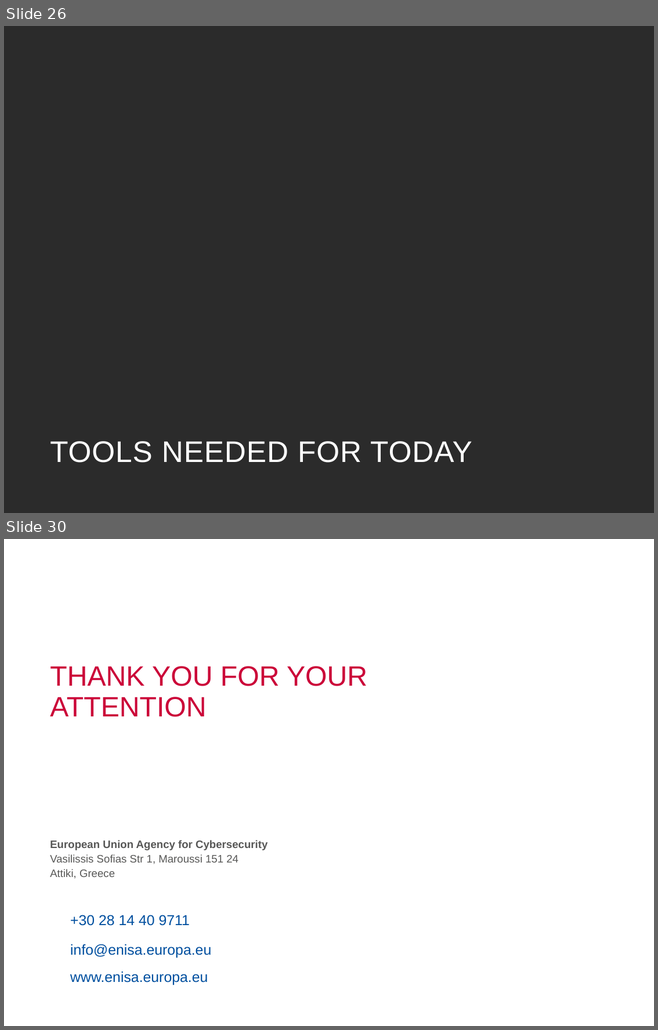
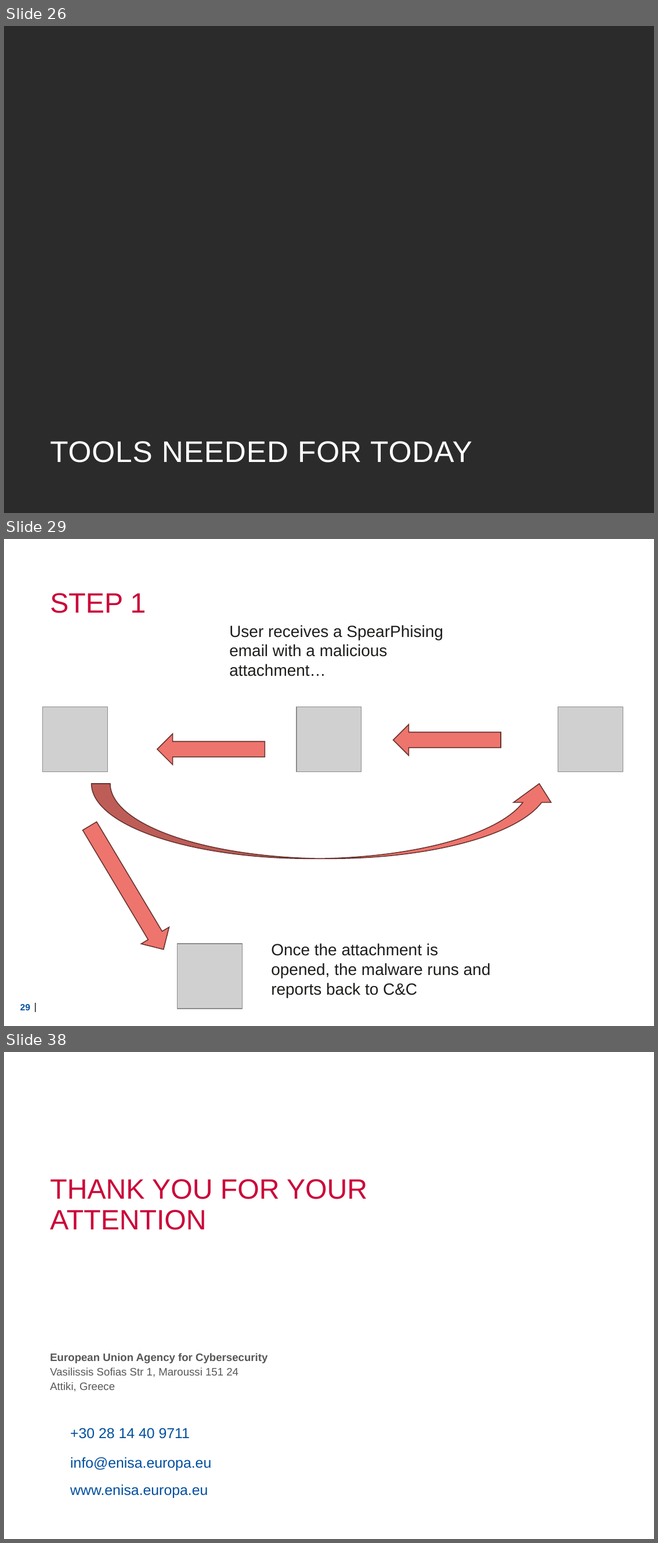
Before and after one commit to Lensver65/ESDC-BP, a slide deck: Cyber exercise.pptx. Shown one above the other, each under a label of ours: slides 26 and 30 before the commit, slides 26, 29 and 38 after it; the slides between them are not shown. The pictures are 658x1030 and 658x1543 pixels, drawn with LibreOffice and Linux fonts; fonts in the diff are those of the drawing; grey boxes stand for pictures; background and template pictures are left out; a plain dark background stands for a picture behind light text. Boxes give left, top, right and bottom in pixels: in the first picture for what was removed or moved away, otherwise in the second. Text is boxed around its words. In the diff, an @@ line names an element or a change of style, - is before the commit and + after.

```diff
--- a/Cyber exercise.pptx
+++ b/Cyber exercise.pptx
@@ slide 29 added at (x1=4, y1=539, x2=654, y2=1026), background picture (left out) @@
@@ title added at (x1=50, y1=593, x2=146, y2=613), 31 pt, text #CB0538 @@
+STEP 1
@@ text added at (x1=229, y1=625, x2=442, y2=676), 18 pt, text #1D1D1B @@
+User receives a SpearPhising email with a malicious attachment…
@@ picture added at (x1=43, y1=707, x2=108, y2=772) @@
@@ picture added at (x1=296, y1=707, x2=361, y2=772) @@
@@ picture added at (x1=557, y1=707, x2=622, y2=772) @@
@@ left arrow added at (x1=393, y1=725, x2=500, y2=756), fill #EE756D, outline #683330 1 pt @@
@@ left arrow added at (x1=157, y1=734, x2=264, y2=765), fill #EE756D, outline #683330 1 pt @@
@@ curved up arrow added at (x1=92, y1=784, x2=558, y2=859), fill #EE756D, outline #683330 1 pt @@
@@ down arrow added at (x1=76, y1=817, x2=177, y2=957), fill #EE756D, outline #683330 1 pt @@
@@ picture added at (x1=177, y1=944, x2=242, y2=1009) @@
@@ text added at (x1=271, y1=943, x2=491, y2=998), 18 pt, text #1D1D1B @@
+Once the attachment is opened, the malware runs and reports back to C&C
@@ page number added at (x1=20, y1=1004, x2=30, y2=1011), 10 pt, text #004F9F, bold @@
+29
@@ line added from (35, 1004) to (35, 1012), #575756 1 pt @@
@@ what was slide 30 is now slide 38 @@
```
Also in this commit, not shown: 1 slide changed, 9 other slides added, 2 slides removed, 2 other files.
